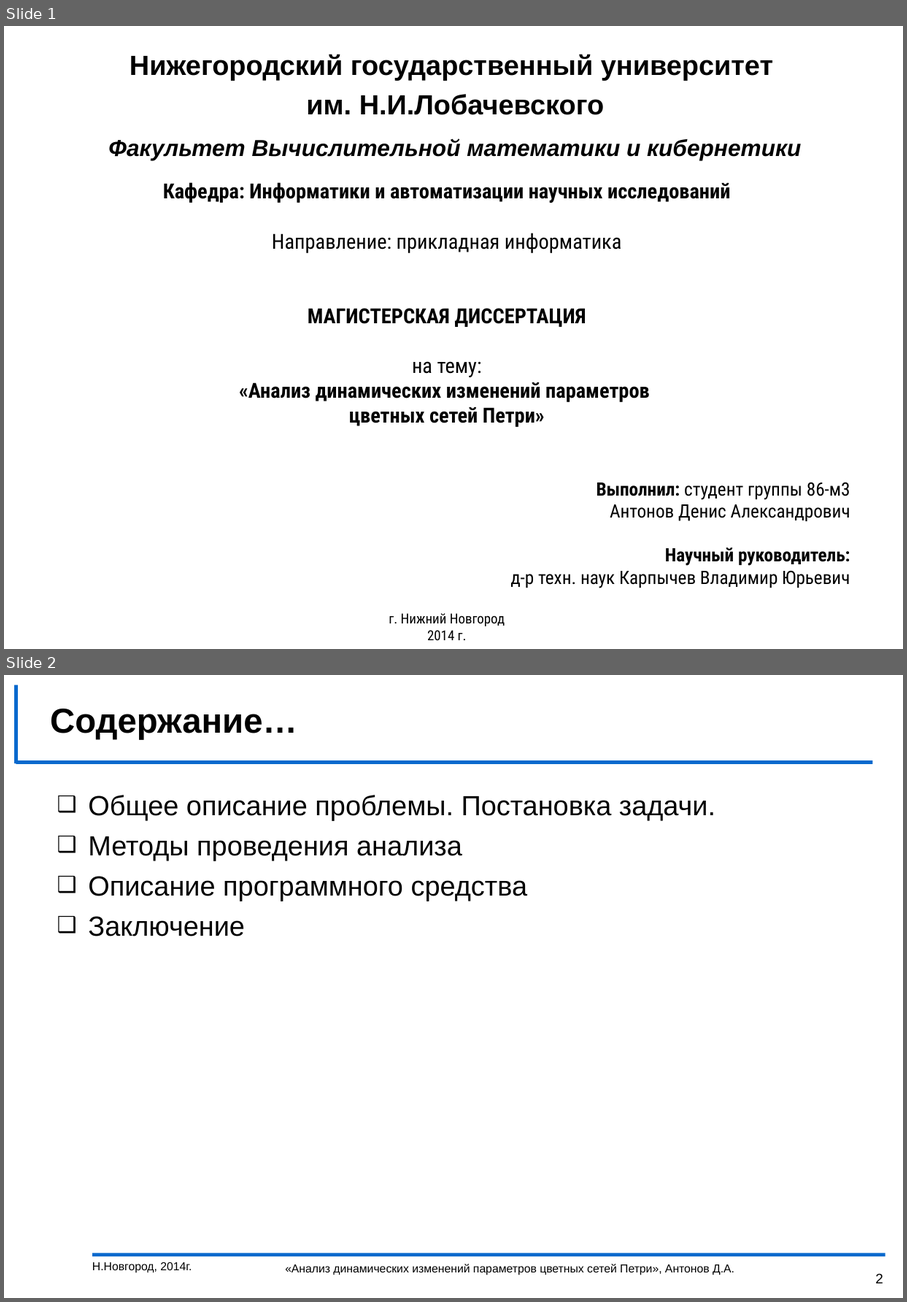
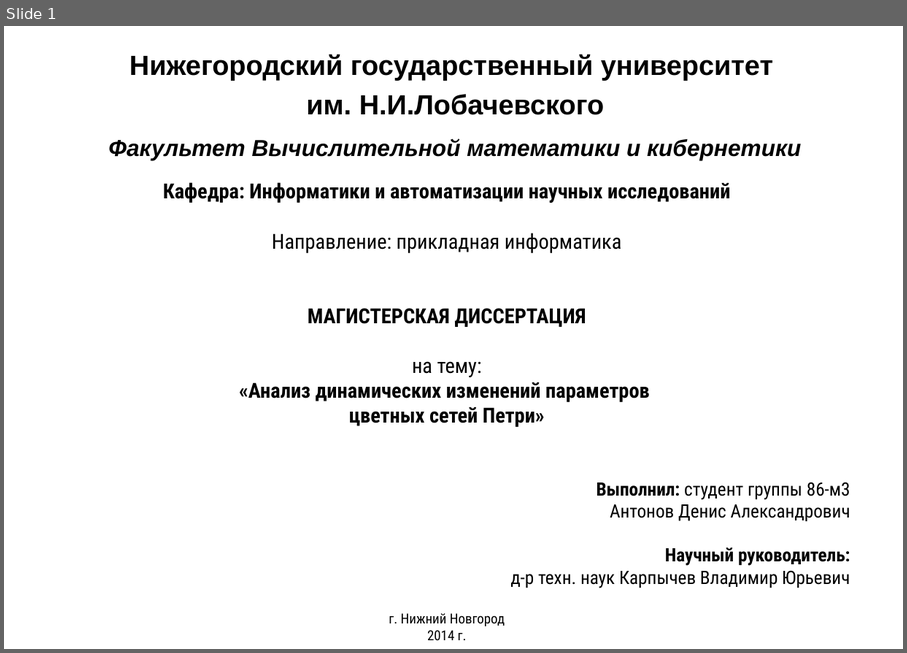
Before and after one commit to DeantoPrivate/myPetri, a slide deck: диплом/презентация и выступление/презентация.ppt. Shown one above the other, each under a label of ours: slides 1 and 2 before the commit, slide 1 after it. The pictures are 907x1302 and 907x653 pixels, drawn with LibreOffice and Linux fonts; fonts in the diff are those of the drawing; background and template pictures are left out. Boxes give left, top, right and bottom in pixels: in the first picture for what was removed or moved away, otherwise in the second. Text is boxed around its words. In the diff, an @@ line names an element or a change of style, - is before the commit and + after.

```diff
--- a/диплом/презентация и выступление/презентация.ppt
+++ b/диплом/презентация и выступление/презентация.ppt
@@ slide 2 removed at [4, 675, 903, 1298], background #FFFFFF @@
@@ line removed from (16, 685) to (16, 763) @@
@@ title removed at [50, 709, 297, 739] @@
-Содержание…
@@ line removed from (16, 762) to (873, 762) @@
@@ text removed at [88, 795, 716, 936] @@
-❑ Общее описание проблемы. Постановка задачи.
-❑ Методы проведения анализа
-❑ Описание программного средства
-❑ Заключение
@@ line removed from (92, 1254) to (885, 1254) @@
@@ text removed at [92, 1262, 192, 1273] @@
-Н.Новгород, 2014г.
@@ text removed at [285, 1263, 735, 1275] @@
-«Анализ динамических изменений параметров цветных сетей Петри», Антонов Д.А.
@@ page number removed at [876, 1273, 884, 1283] @@
-2
```
Also in this commit, not shown: 3 slides changed, 1 other file.
